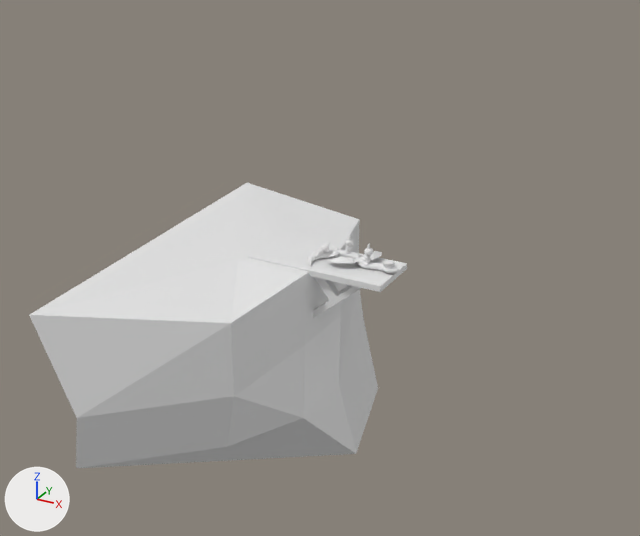
What one commit did to the Blender file fantasy-creatures.blend.
Camera for both pictures: a 50 mm lens placed at (89.8, -187.3, 91.0), pointed at (-11.0, -4.0, -0.7). The lights are fixed; the arrows at lower left show +X, +Y and +Z.

Objects in the first picture: 'Dock', 'Ground'.
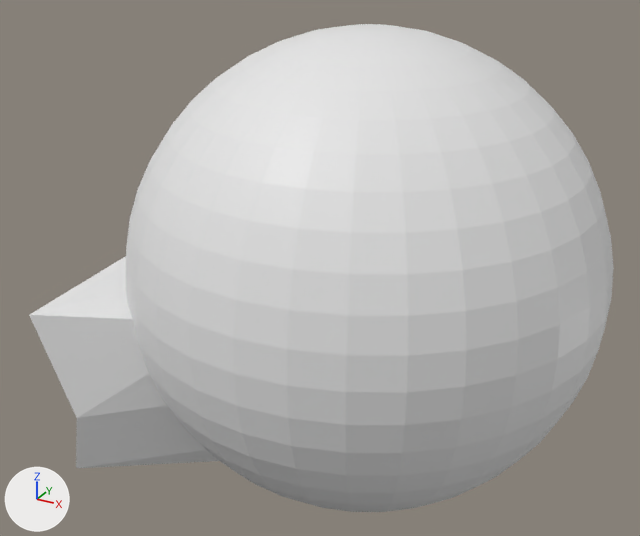
Patch to the scene script:
```diff
--- a/fantasy-creatures.blend.py
+++ b/fantasy-creatures.blend.py
@@ ob_skybox @@
 ob_skybox.location = (0.0, 0.0, 0.0)
-ob_skybox.hide_set(True)
```

Changed parts and their boxes (x1, y1, x2, y2) in the pictures (640 x 536 px):
'Skybox', shown: after (126, 24, 614, 512)
'Ground', unchanged, covered by the edit: before (29, 183, 378, 468); after (29, 256, 219, 468)
'Dock', unchanged, covered by the edit: before (248, 237, 407, 318)
